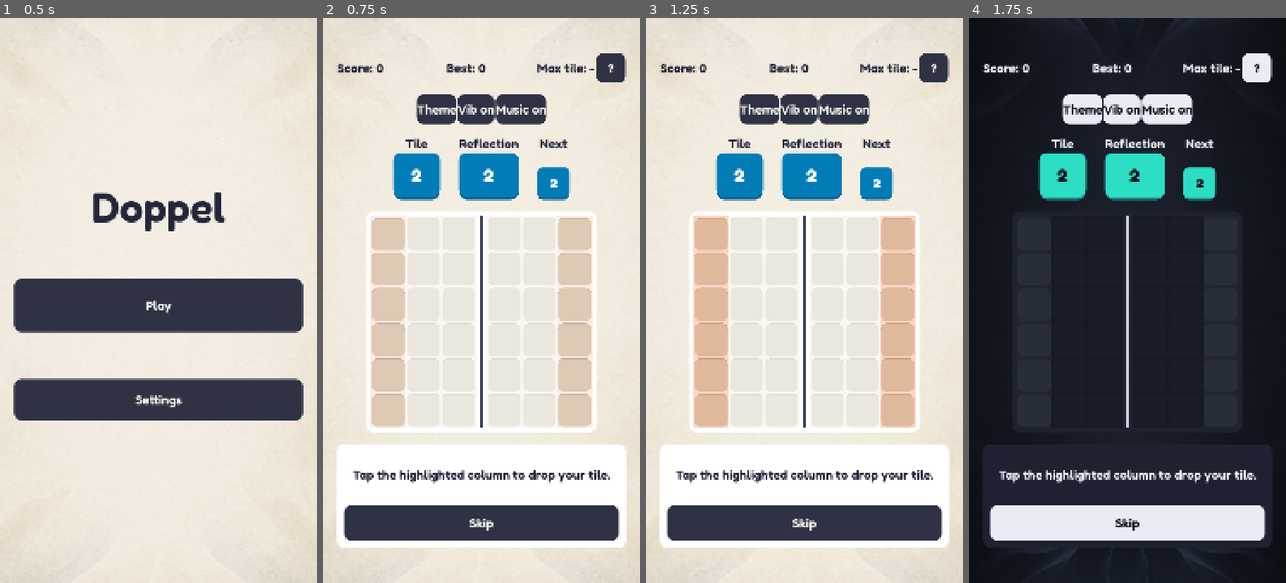
Above: before the commit, frames 1-4 (left to right).
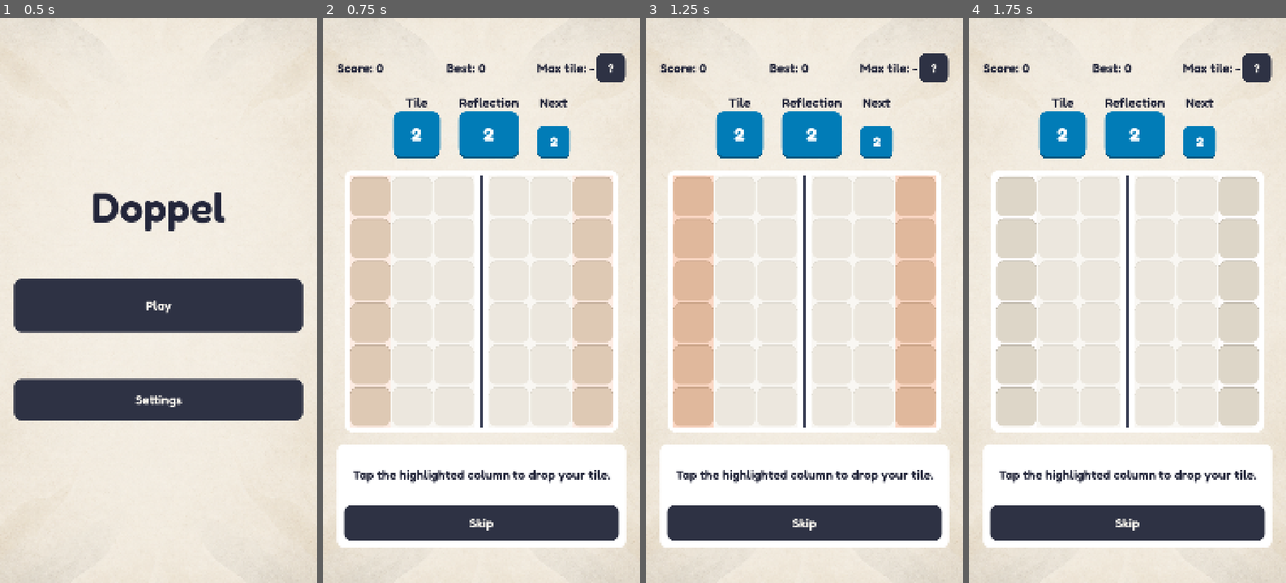
Above: after the commit, the same moments.

Repository: bpinto03/Doppel
Game: Godot game, scene res://scenes/main.tscn
The game is run twice, just before and just after one commit, with the same random seed, the same clock (stepped at 60 frames per second) and the same inputs. Sound files missing from this copy of the repository are replaced by a short silence.
Inputs (mouse positions are in pixels of both pictures, inside the frame that each line leads up to):
- Up to frame 1 (0.5 s): no input
- Up to frame 2 (0.75 s): click "Play" at 0.5 s
- Up to frame 3 (1.25 s): no input
- Up to frame 4 (1.75 s): click (1083, 108) at 1.25 s, where only the run before the commit has a clickable "Theme"

Frame 1 is identical in both runs. In frame 2, 20% of the frame differs, in the area x 6-94%, y 13-74%; in frame 3, 21%; in frame 4, 99%, in the area x 0-100%, y 0-100%.

Commit message:
chore: remove the debug buttons and probes from the game screen
The settings screen replaces the Theme, Vib and Music debug buttons of
the HUD. FrameRateProbe and AudioLatencyProbe (scripts/debug/), with
their "Playback FPS" and "Audio latency" logs, and the dark mode log
at launch are removed too, along with the DEBUG_ translation keys and
their tests. The probes exist up to commit 29ce06c, to restore them in
phase 5: git show 29ce06c:scripts/debug/frame_rate_probe.gd

Diff:
--- a/assets/translations/ui.csv
+++ b/assets/translations/ui.csv
@@ -46,8 +46,3 @@
 TUTORIAL_PLAY,Play,Jouer
 TUTORIAL_SKIP,Skip,Passer
 UI_HELP,?,?
-DEBUG_THEME,Theme,Thème
-DEBUG_VIBRATION_ON,Vib on,Vib oui
-DEBUG_VIBRATION_OFF,Vib off,Vib non
-DEBUG_MUSIC_ON,Music on,Musique oui
-DEBUG_MUSIC_OFF,Music off,Musique non
--- a/scenes/game/game_screen.tscn
+++ b/scenes/game/game_screen.tscn
@@ -89,30 +89,6 @@
 layout_mode = 2
 text = "UI_PAUSE"
 
-[node name="DebugTools" type="HBoxContainer" parent="Margin/Layout" unique_id=1820376442]
-unique_name_in_owner = true
-visible = false
-layout_mode = 2
-alignment = 1
-
-[node name="ThemeDebugButton" type="Button" parent="Margin/Layout/DebugTools" unique_id=539175145]
-unique_name_in_owner = true
-custom_minimum_size = Vector2(100, 100)
-layout_mode = 2
-text = "DEBUG_THEME"
-
-[node name="VibrationDebugButton" type="Button" parent="Margin/Layout/DebugTools" unique_id=1873402519]
-unique_name_in_owner = true
-custom_minimum_size = Vector2(100, 100)
-layout_mode = 2
-text = "DEBUG_VIBRATION_ON"
-
-[node name="MusicDebugButton" type="Button" parent="Margin/Layout/DebugTools" unique_id=1462093851]
-unique_name_in_owner = true
-custom_minimum_size = Vector2(100, 100)
-layout_mode = 2
-text = "DEBUG_MUSIC_ON"
-
 [node name="Upcoming" type="HBoxContainer" parent="Margin/Layout" unique_id=162302845]
 layout_mode = 2
 theme_override_constants/separation = 64
--- a/scripts/debug/audio_latency_probe.gd
+++ /dev/null
@@ -1,24 +0,0 @@
-class_name AudioLatencyProbe
-extends Node
-
-## Debug builds only: logs the audio output latency at startup and with every sound played,
-## to read with `adb logcat -s godot`. Removed with the other debug tools in step 3.1.
-
-const MILLISECONDS_PER_SECOND: float = 1000.0
-
-
-func _ready() -> void:
-	print("Audio driver: %s, mix rate %d Hz, output latency %.1f ms" % [
-		AudioServer.get_driver_name(), AudioServer.get_mix_rate(), AudioServer.get_output_latency() * MILLISECONDS_PER_SECOND
-	])
-	AudioManager.effect_played.connect(_on_effect_played)
-
-
-## The sound is heard about output latency + time to next mix after the frame that started it.
-func _on_effect_played(effect: SoundEffect) -> void:
-	print("Audio latency: output=%.1fms next_mix=%.1fms frame=%d sound=%s" % [
-		AudioServer.get_output_latency() * MILLISECONDS_PER_SECOND,
-		AudioServer.get_time_to_next_mix() * MILLISECONDS_PER_SECOND,
-		Engine.get_process_frames(),
-		effect.stream.resource_path.get_file(),
-	])
--- a/scripts/debug/frame_rate_probe.gd
+++ /dev/null
@@ -1,29 +0,0 @@
-class_name FrameRateProbe
-extends Node
-
-## Debug builds only: logs the average and lowest frame rate of each turn playback,
-## to read with `adb logcat -s godot`. Removed with the other debug tools in step 3.1.
-
-var _playback: ResolutionPlayback
-var _was_playing: bool
-var _frame_count: int
-var _total_seconds: float
-var _longest_frame_seconds: float
-
-
-func _init(playback: ResolutionPlayback) -> void:
-	_playback = playback
-
-
-func _process(delta: float) -> void:
-	if _playback.is_playing:
-		if not _was_playing:
-			_frame_count = 0
-			_total_seconds = 0.0
-			_longest_frame_seconds = 0.0
-		_frame_count += 1
-		_total_seconds += delta
-		_longest_frame_seconds = maxf(_longest_frame_seconds, delta)
-	elif _was_playing and _frame_count > 0:
-		print("Playback FPS: duration=%.2fs avg=%.0f min=%.0f" % [_total_seconds, _frame_count / _total_seconds, 1.0 / _longest_frame_seconds])
-	_was_playing = _playback.is_playing
--- a/scripts/ui/game_screen.gd
+++ b/scripts/ui/game_screen.gd
@@ -35,10 +35,6 @@
 @onready var _tutorial_panel: TutorialPanel = %TutorialPanel
 @onready var _game_over_panel: GameOverPanel = %GameOverPanel
 @onready var _pause_panel: PausePanel = %PausePanel
-@onready var _debug_tools: HBoxContainer = %DebugTools
-@onready var _theme_debug_button: Button = %ThemeDebugButton
-@onready var _vibration_debug_button: Button = %VibrationDebugButton
-@onready var _music_debug_button: Button = %MusicDebugButton
 
 
 func _ready() -> void:
@@ -65,7 +61,6 @@
 	for button_signal: Signal in [_pause_button.pressed, _pause_panel.resume_requested, _pause_panel.restart_requested, _pause_panel.menu_requested]:
 		button_signal.connect(_feedback.play_ui_click)
 	AppLifecycle.deactivated.connect(_on_app_deactivated)
-	_set_up_debug_tools()
 
 
 ## Replaces the saved game in progress, after counting it for the record.
@@ -239,46 +234,6 @@
 		swatch.tile_painter = tile_painter
 
 
-## Debug builds only, to compare themes, switch vibration and music, and measure playback frame rate and audio latency on a phone until the settings screen exists (step 3.1).
-func _set_up_debug_tools() -> void:
-	if not OS.is_debug_build():
-		return
-	print("System dark mode: %s" % DisplayServer.is_dark_mode())
-	add_child(FrameRateProbe.new(_playback))
-	add_child(AudioLatencyProbe.new())
-	_debug_tools.visible = true
-	_theme_debug_button.pressed.connect(_switch_to_next_palette)
-	_vibration_debug_button.pressed.connect(_switch_vibration)
-	_show_vibration_setting()
-	_music_debug_button.pressed.connect(_switch_music)
-	_show_music_setting()
-
-
-func _switch_to_next_palette() -> void:
-	var palette_names: Array[String] = []
-	palette_names.assign(Settings.PALETTES.keys())
-	var next_index: int = (palette_names.find(Settings.palette_name) + 1) % palette_names.size()
-	Settings.palette_name = palette_names[next_index]
-
-
-func _switch_vibration() -> void:
-	Settings.is_vibration_enabled = not Settings.is_vibration_enabled
-	_show_vibration_setting()
-
-
-func _show_vibration_setting() -> void:
-	_vibration_debug_button.text = "DEBUG_VIBRATION_ON" if Settings.is_vibration_enabled else "DEBUG_VIBRATION_OFF"
-
-
-func _switch_music() -> void:
-	Settings.is_music_enabled = not Settings.is_music_enabled
-	_show_music_setting()
-
-
-func _show_music_setting() -> void:
-	_music_debug_button.text = "DEBUG_MUSIC_ON" if Settings.is_music_enabled else "DEBUG_MUSIC_OFF"
-
-
 func _format_highest_tile() -> String:
 	if _session.highest_level_reached == BoardState.EMPTY_CELL:
 		return NO_TILE_TEXT
--- a/tests/test_game_screen_audio.gd
+++ b/tests/test_game_screen_audio.gd
@@ -60,27 +60,6 @@
 	assert_signal_emitted_with_parameters(HapticsManager, "pulse_sent", [HAPTICS_CONFIG.game_over])
 
 
-func test_vibration_debug_button_switches_the_setting() -> void:
-	var button: Button = _screen.get_node("%VibrationDebugButton")
-
-	button.pressed.emit()
-
-	assert_false(Settings.is_vibration_enabled)
-	assert_eq(button.text, "DEBUG_VIBRATION_OFF")
-
-
-func test_music_debug_button_switches_the_setting() -> void:
-	var button: Button = _screen.get_node("%MusicDebugButton")
-	# Unrequested first, so switching the setting on plays nothing in the test.
-	AudioManager.stop_music()
-
-	button.pressed.emit()
-
-	assert_true(Settings.is_music_enabled)
-	assert_eq(button.text, "DEBUG_MUSIC_ON")
-	assert_false(AudioManager.is_music_loaded())
-
-
 func _create_session(board: BoardState) -> GameSession:
 	return GameSession.new(BalancingFixture.create_config_always_drawing(1), BalancingFixture.create_seeded_rng(SEED), board)
 
--- a/tests/test_game_screen_layout.gd
+++ /dev/null
@@ -1,28 +0,0 @@
-extends GutTest
-
-const GAME_SCREEN_SCENE: PackedScene = preload("res://scenes/game/game_screen.tscn")
-const TEST_SAVE_PATH: String = "user://test_game_screen_layout_save.cfg"
-
-var _save := SaveFixture.new(TEST_SAVE_PATH)
-
-
-func before_each() -> void:
-	_save.use_test_save()
-	Settings.is_music_enabled = false
-
-
-func after_each() -> void:
-	AudioManager.stop_music()
-	_save.restore_player_save()
-	AudioManager.apply_settings()
-
-
-## Tests run in a debug build, so the debug buttons are shown and must not widen the screen.
-## Measured on the margin container: the root Control does not report its children's minimum size.
-func test_screen_fits_the_base_width_with_the_debug_tools_shown() -> void:
-	var screen: Control = GAME_SCREEN_SCENE.instantiate()
-	add_child_autofree(screen)
-	var content: Control = screen.get_node("Margin")
-
-	assert_true(screen.get_node("%DebugTools").visible)
-	assert_lte(content.get_combined_minimum_size().x, float(ProjectSettings.get_setting("display/window/size/viewport_width")))
Not shown, removed: scripts/debug/audio_latency_probe.gd.uid
Not shown, removed: scripts/debug/frame_rate_probe.gd.uid
Not shown, removed: tests/test_game_screen_layout.gd.uid
Not shown, changed: docs/architecture.md
Not shown, changed: docs/decisions/0003-art-direction.md
